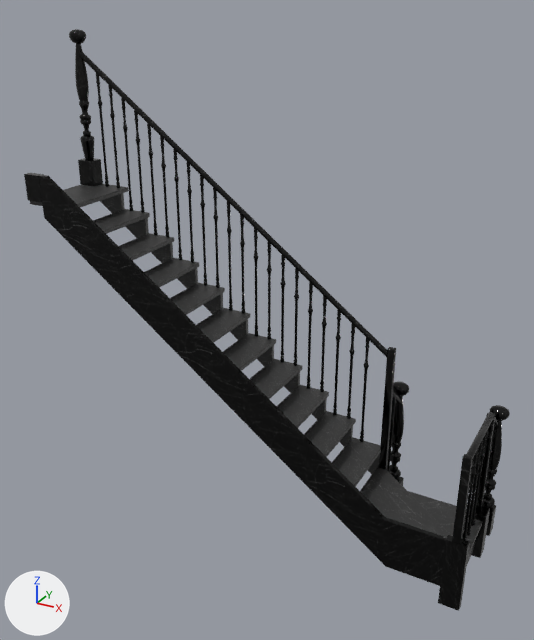
Renders of the FBX model Assets/Città_Miriana & Roberta/Models/Scala.fbx from each side of a commit.
One viewpoint serves both versions: a camera (50 mm lens) standing at (9.9, -36.1, 22.4) and looking at (-4.1, -10.5, 9.6). The lights are fixed; the arrows at lower left show +X, +Y and +Z. Where no turn or scale is listed for an object, it has been applied to the vertices.

Script lines for the objects in view, before the commit:
```python
me_quarter_turn_stairs_cherry_v1 = bpy.data.meshes.new('Quarter_Turn_Stairs_Cherry_V1')
me_quarter_turn_stairs_cherry_v1.from_pydata(...)  # 37778 vertices, 37355 faces; spans x -10.4..10.4, y -2.8..2.8, z -10.4..10.4
# faces by material slot: [535, 36820]
me_quarter_turn_stairs_cherry_v1.materials.append(mat_pavimento)
me_quarter_turn_stairs_cherry_v1.materials.append(mat_iron_con_dettagli)
ob_scala_casa_van_gogh = bpy.data.objects.new('Scala_Casa Van Gogh', me_quarter_turn_stairs_cherry_v1)
ob_scala_casa_van_gogh.location = (-4.46, -10.18, 10.56)
```
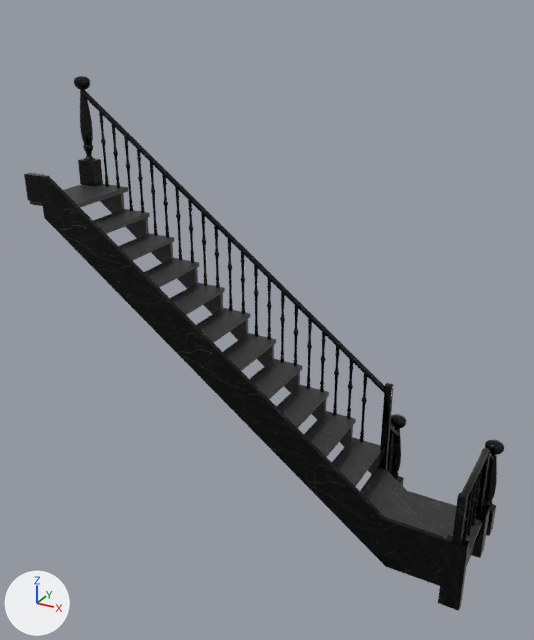
Commit message: Abbassamento ringhiera scala

Where the newer file only moved an object's origin or applied its transform, the numbers keep the older frame.

Boxes [x1, y1, x2, y2] around the edits, measured in the pictures (534 x 640 px; the box of a moved part takes in the faces that stretch with it):
```json
{"object": "Scala_Casa Van Gogh", "change": "reshaped", "before": [24, 29, 510, 611], "after": [24, 76, 504, 611], "on screen": "8% shorter"}
{"part": 1, "of": "me_quarter_turn_stairs_cherry_v1", "change": "moved or reshaped", "before": [467, 412, 499, 457], "after": [461, 448, 494, 495]}
{"part": 2, "of": "me_quarter_turn_stairs_cherry_v1", "change": "moved or reshaped", "before": [393, 391, 402, 404], "after": [390, 424, 399, 437]}
{"part": 3, "of": "me_quarter_turn_stairs_cherry_v1", "change": "moved or reshaped", "before": [78, 51, 387, 357], "after": [81, 90, 385, 393]}
{"part": 4, "of": "me_quarter_turn_stairs_cherry_v1", "change": "moved or reshaped", "before": [69, 29, 409, 481], "after": [74, 76, 407, 479]}
{"part": 5, "of": "me_quarter_turn_stairs_cherry_v1", "change": "moved or reshaped", "before": [452, 405, 510, 544], "after": [452, 440, 504, 544]}
```

Edits to the scene script, one JSON object a line:
```json
{"block": "me_quarter_turn_stairs_cherry_v1", "where": "# used by ob_scala_casa_van_gogh; location = (-4.46, -10.18, 10.56)"}
{"op": "remove", "block": "me_quarter_turn_stairs_cherry_v1", "code": "me_quarter_turn_stairs_cherry_v1.from_pydata(...)  # 37778 vertices, 37355 faces; spans x -10.4..10.4, y -2.8..2.8, z -10.4..10.4"}
{"op": "add", "block": "me_quarter_turn_stairs_cherry_v1", "code": "me_quarter_turn_stairs_cherry_v1.from_pydata(...)  # 37778 vertices, 37355 faces; spans x -10.4..10.4, y -2.8..2.8, z -10.4..8.5"}
{"block": "me_quarter_turn_stairs_cherry_v1", "change": "me_quarter_turn_stairs_cherry_v1 part 1: the loose piece of 36 vertices spanning x 9.8..10.0, y -2.7..2.6, z -5.1..-3.5 is moved by (0.0, 0.0, -1.7)"}
{"block": "me_quarter_turn_stairs_cherry_v1", "change": "me_quarter_turn_stairs_cherry_v1 part 2: the loose piece of 24 vertices spanning x 5.5..5.7, y 0.9..2.6, z -5.1..-3.5 is moved by (0.0, 0.0, -1.7)"}
{"block": "me_quarter_turn_stairs_cherry_v1", "change": "me_quarter_turn_stairs_cherry_v1 part 3: the loose piece of 24 vertices spanning x -10.0..5.7, y 0.8..1.0, z -2.2..9.5 is moved by (0.0, 0.0, -1.7)"}
{"block": "me_quarter_turn_stairs_cherry_v1", "change": "me_quarter_turn_stairs_cherry_v1 part 4: 16052 of 37778 vertices moved; they spanned x -10.4..6.0, y 0.6..2.8, z -9.1..10.4 and now span x -10.4..6.0, y 0.6..2.8, z -10.4..8.5; mean shift (0.0, 0.0, -1.7); largest move (-9.8, 1.1, 6.6) -> (-9.8, 1.1, 4.6)"}
{"block": "me_quarter_turn_stairs_cherry_v1", "change": "me_quarter_turn_stairs_cherry_v1 part 5: 4296 of the vertices in x 9.5..10.4, y -2.8..2.8, z -8.7..-3.4 are moved by (0.0, 0.0, -1.7)"}
```
